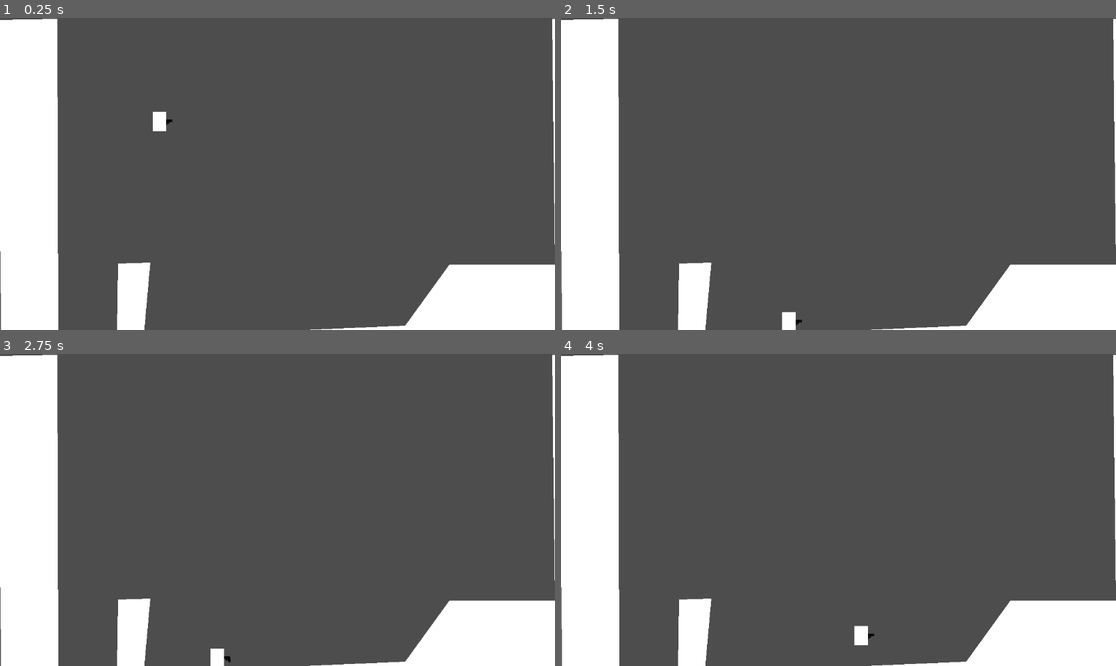
Above: before the commit, frames 1-4 (two rows, left to right).
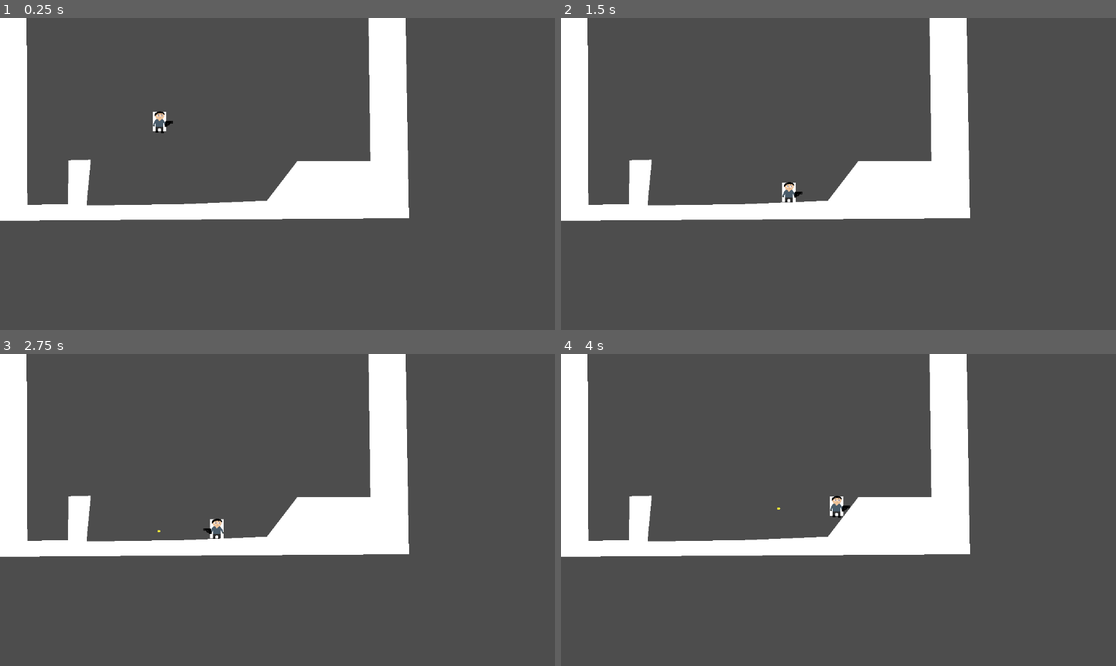
Above: after the commit, the same moments.

Repository: Colonelpanic0/Heist
Game: Godot game, scene res://Scenes/test2.tscn
Two runs of this game, one before a commit and one after it. Both use one fixed random seed, a clock stepped at 60 frames per second and the inputs below. This scene is started directly instead of the project's main scene.
Inputs:
- Up to frame 1 (0.25 s): no input
- Up to frame 2 (1.5 s): hold D (Right) from 0.53 s (still down); tap 2 (Fire) at 0.6, 1.35 s; tap 1 (Jump) at 0.77 s
- Up to frame 3 (2.75 s): tap 1 (Jump) at 1.52 s; release D (Right) at 2.03 s; hold A (Left) from 2.03 s (still down); hold Space (Start) from 2.03 s (still down); tap 2 (Fire) at 2.3 s
- Up to frame 4 (4 s): release A (Left) at 2.78 s; release Space (Start) at 2.78 s; hold D (Right) from 2.78 s (still down); tap 2 (Fire) at 2.85, 3.6 s; tap 1 (Jump) at 3.02, 3.77 s

The runs differ from the first frame. In frame 1, 24% of the frame differs, in the area x 0-100%, y 0-100%; in frame 2, 24%; in frame 3, 24%; in frame 4, 24%.

Commit message:
PLayer Shoot GUN
Getting gun to work

Diff:
--- a/heist/Scenes/Bullet.tscn
+++ b/heist/Scenes/Bullet.tscn
@@ -1,5 +1,6 @@
-[gd_scene load_steps=3 format=3 uid="uid://dm4g5rmvjoln"]
+[gd_scene load_steps=4 format=3 uid="uid://dm4g5rmvjoln"]
 
+[ext_resource type="Script" uid="uid://bv45ehgtbq5yg" path="res://Scripts/bullet.gd" id="1_14k46"]
 [ext_resource type="Texture2D" uid="uid://c4d104xnavy54" path="res://Sprites/bullet.png" id="1_vlxeq"]
 
 [sub_resource type="RectangleShape2D" id="RectangleShape2D_vlxeq"]
@@ -7,7 +8,8 @@
 
 [node name="Bullet" type="CharacterBody2D"]
 collision_layer = 16
-collision_mask = 8
+collision_mask = 2
+script = ExtResource("1_14k46")
 
 [node name="CollisionShape2D" type="CollisionShape2D" parent="."]
 shape = SubResource("RectangleShape2D_vlxeq")
--- a/heist/Scenes/Player.tscn
+++ b/heist/Scenes/Player.tscn
@@ -1,19 +1,17 @@
-[gd_scene load_steps=5 format=3 uid="uid://cp2fklmpdt0mk"]
+[gd_scene load_steps=7 format=3 uid="uid://cp2fklmpdt0mk"]
 
 [ext_resource type="Script" uid="uid://bslnuks1opjgj" path="res://Scripts/player.gd" id="1_kyqiw"]
-[ext_resource type="Texture2D" uid="uid://cpsiylfyr8530" path="res://Sprites/gun.png" id="2_kyqiw"]
-[ext_resource type="Script" uid="uid://5a7qlu56fkyl" path="res://Scripts/Gun.gd" id="3_gntrk"]
+[ext_resource type="SpriteFrames" uid="uid://c1t0i077cccij" path="res://Sprites/Player/Default/Player_Default_Animation.tres" id="2_5ixxa"]
+[ext_resource type="Texture2D" uid="uid://cpsiylfyr8530" path="res://Sprites/GUN.png" id="2_kyqiw"]
+[ext_resource type="Script" uid="uid://5a7qlu56fkyl" path="res://Scripts/GUN.gd" id="3_gntrk"]
+[ext_resource type="PackedScene" uid="uid://dm4g5rmvjoln" path="res://Scenes/Bullet.tscn" id="4_dewec"]
 
 [sub_resource type="RectangleShape2D" id="RectangleShape2D_rpqav"]
 size = Vector2(28, 40)
 
-[node name="Player" type="CharacterBody2D"]
+[node name="Player" type="CharacterBody2D" node_paths=PackedStringArray("GUN")]
 script = ExtResource("1_kyqiw")
-
-[node name="Sprite2D" type="Sprite2D" parent="."]
-position = Vector2(33, 22)
-texture = ExtResource("2_kyqiw")
-script = ExtResource("3_gntrk")
+GUN = NodePath("AnimatedSprite2D/GUN")
 
 [node name="ColorRect" type="ColorRect" parent="."]
 offset_right = 28.0
@@ -22,3 +20,15 @@
 [node name="CollisionShape2D" type="CollisionShape2D" parent="."]
 position = Vector2(14, 20)
 shape = SubResource("RectangleShape2D_rpqav")
+
+[node name="AnimatedSprite2D" type="AnimatedSprite2D" parent="."]
+position = Vector2(14, 20)
+sprite_frames = ExtResource("2_5ixxa")
+animation = &"walk"
+
+[node name="GUN" type="Sprite2D" parent="AnimatedSprite2D" node_paths=PackedStringArray("player")]
+position = Vector2(20, 5)
+texture = ExtResource("2_kyqiw")
+script = ExtResource("3_gntrk")
+player = NodePath("../..")
+bullet_prefab = ExtResource("4_dewec")
--- a/heist/Scenes/test2.tscn
+++ b/heist/Scenes/test2.tscn
@@ -12,6 +12,8 @@
 [node name="StaticBody2D" type="StaticBody2D" parent="."]
 
 [node name="CollisionPolygon2D" type="CollisionPolygon2D" parent="StaticBody2D"]
+position = Vector2(-27.000008, -36.000004)
+scale = Vector2(0.69074035, 0.65026593)
 polygon = PackedVector2Array(-5, 4, 119, 2, 121, 652, 243, 650, 245, 510, 312, 508, 299, 654, 586, 650, 841, 639, 933, 512, 1152, 512, 1146, 2, 1257, -2, 1268, 695, 3, 703)
 
 [node name="Polygon2D" type="Polygon2D" parent="StaticBody2D/CollisionPolygon2D"]
--- a/heist/Scripts/Gun.gd
+++ b/heist/Scripts/Gun.gd
@@ -1,8 +1,9 @@
 extends Sprite2D
 
-@onready var sprite_2d: Sprite2D = $"."
-const BULLET = preload("uid://c4d104xnavy54")
-
+@export var player:  CharacterBody2D
+@export var bullet_prefab: PackedScene #Define the bullet scene here
+@export var bullet_offset = 100
+@export var bullet_speed = 4
 # Called when the node enters the scene tree for the first time.
 func _ready() -> void:
 	pass # Replace with function body.
@@ -13,6 +14,11 @@
 	if Input.is_action_just_pressed("Fire"):
 		if Singleton.bullets >= 1:
 			#Fire bullet
+			var instance = bullet_prefab.instantiate() #creates an instance
+			instance.position.x = position.x + player.looking * bullet_offset #set position etc.
+			instance.position.y = position.y
+			instance.speed = bullet_speed
+			get_parent().add_child(instance) #adds the instance into the scene
 			pass
 		pass
 
--- /dev/null
+++ b/heist/Scripts/bullet.gd
@@ -0,0 +1,18 @@
+extends CharacterBody2D
+
+
+const SPEED = 150.0
+@export var speed = 1
+# Called when the node enters the scene tree for the first time.
+func _ready() -> void:
+
+	pass # Replace with function body.
+
+func _physics_process(delta: float) -> void:
+	velocity.x = speed * SPEED
+	pass
+
+# Called every frame. 'delta' is the elapsed time since the previous frame.
+func _process(delta: float) -> void:
+
+	pass
--- a/heist/Scripts/player.gd
+++ b/heist/Scripts/player.gd
@@ -1,10 +1,11 @@
 extends CharacterBody2D
-
-@onready var sprite_2d: Sprite2D = $Sprite2D
+@onready var playerSprite: AnimatedSprite2D = $AnimatedSprite2D
+@export var GUN: Sprite2D
 
 const SPEED = 150.0
 const JUMP_VELOCITY = -300.0
-
+const POS_L = Vector2(-20,5)
+const POS_R = Vector2(20,5)
 @export var looking = 1
 
 func _physics_process(delta: float) -> void:
@@ -23,10 +24,13 @@
 		velocity.x = direction * SPEED
 		if direction >= 1:
 			looking = 1
-			sprite_2d.flip_h = false
+			GUN.flip_h = false
+			GUN.position.x = POS_R.x
+
 		elif direction <= -1:
 			looking = -1
-			sprite_2d.flip_h = true
+			GUN.flip_h = true
+			GUN.position.x = POS_L.x
 
 	else:
 		velocity.x = move_toward(velocity.x, 0, SPEED)
Not shown, added: heist/Scripts/bullet.gd.uid
Not shown, changed: heist/Sprites/gun.png.import
